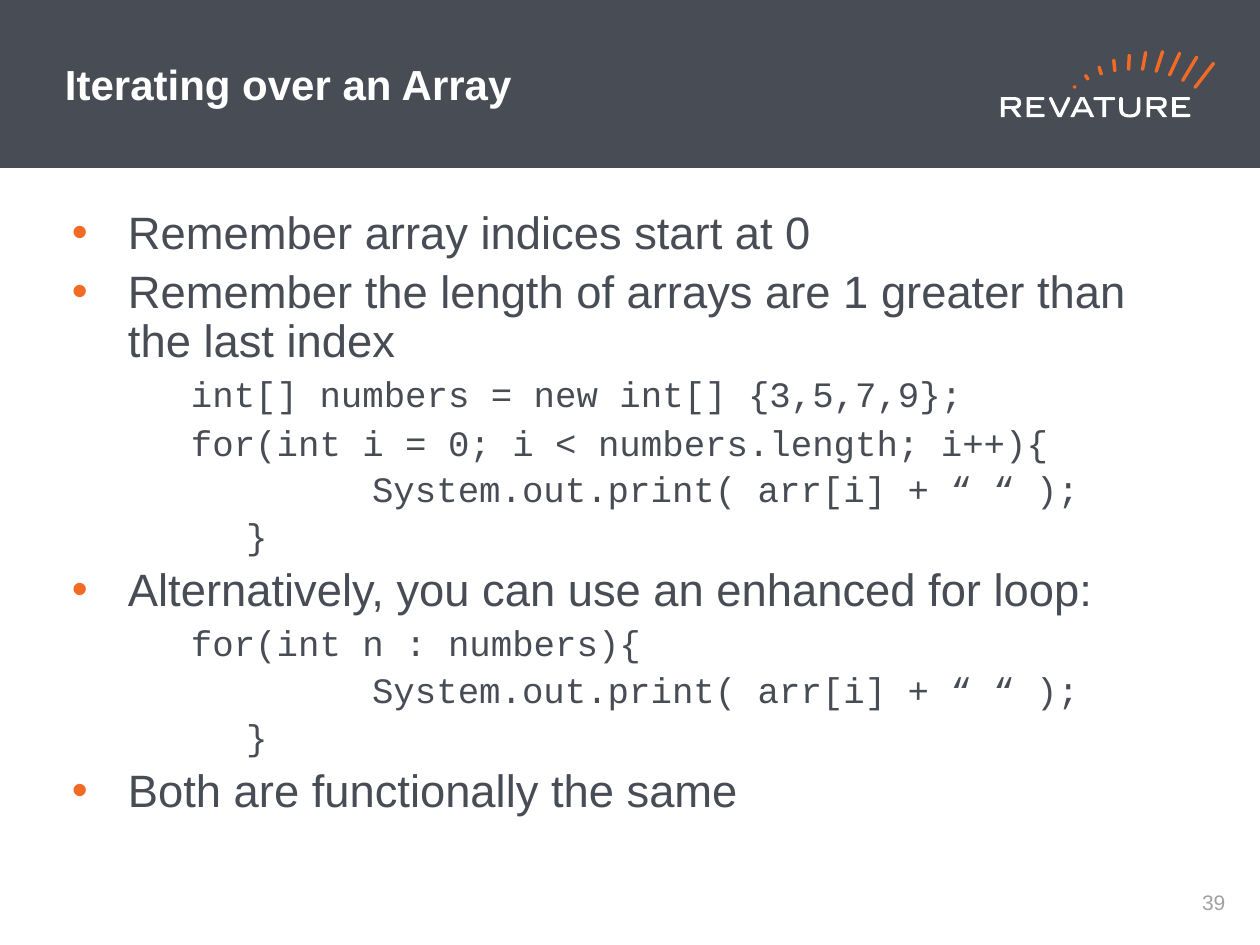
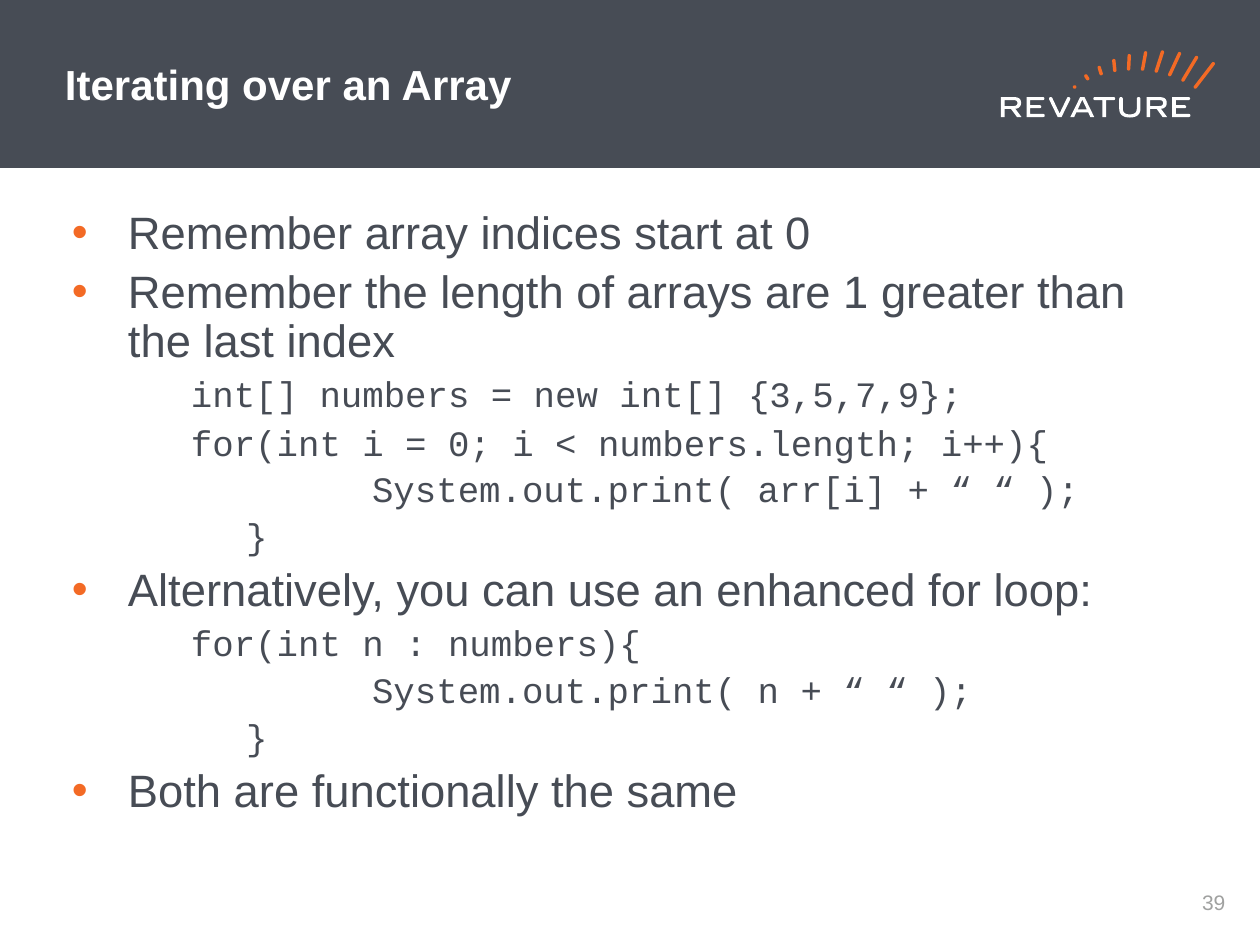
Before and after one commit to jhigherevature/ROCP-210412, a slide deck: slide 40 of powerpoints/Roc_Day02 - Operators_Methods_Arrays_FlowControl.pptx. Drawn at 1260x945 pixels with LibreOffice and Linux fonts; fonts in the diff are those of the drawing. Boxes give left, top, right and bottom in pixels: in the first picture for what was removed or moved away, otherwise in the second. Text is boxed around its words. In the diff, an @@ line names an element or a change of style, - is before the commit and + after.

```diff
--- a/powerpoints/Roc_Day02 - Operators_Methods_Arrays_FlowControl.pptx
+++ b/powerpoints/Roc_Day02 - Operators_Methods_Arrays_FlowControl.pptx
@@ text at <box>372,678,779,711</box>: text changed @@
-  System.out.print( arr[i] + “ “ );
+  System.out.print( n + “ “ );
```
Also in this commit, not shown: 14 other files.
